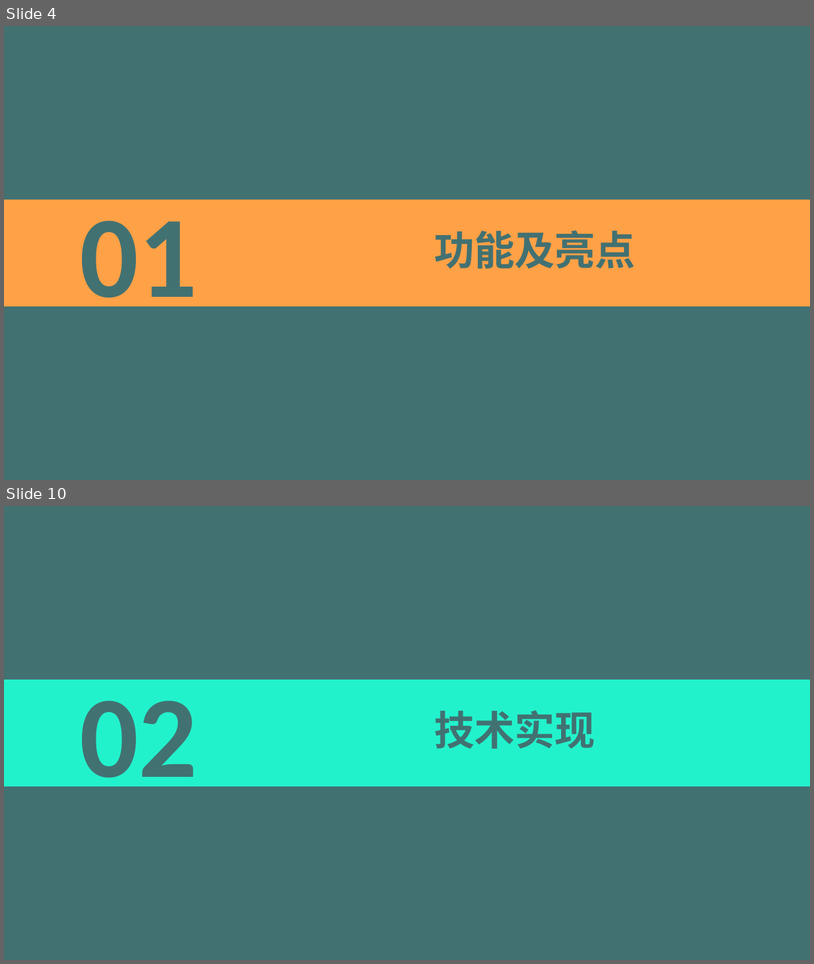
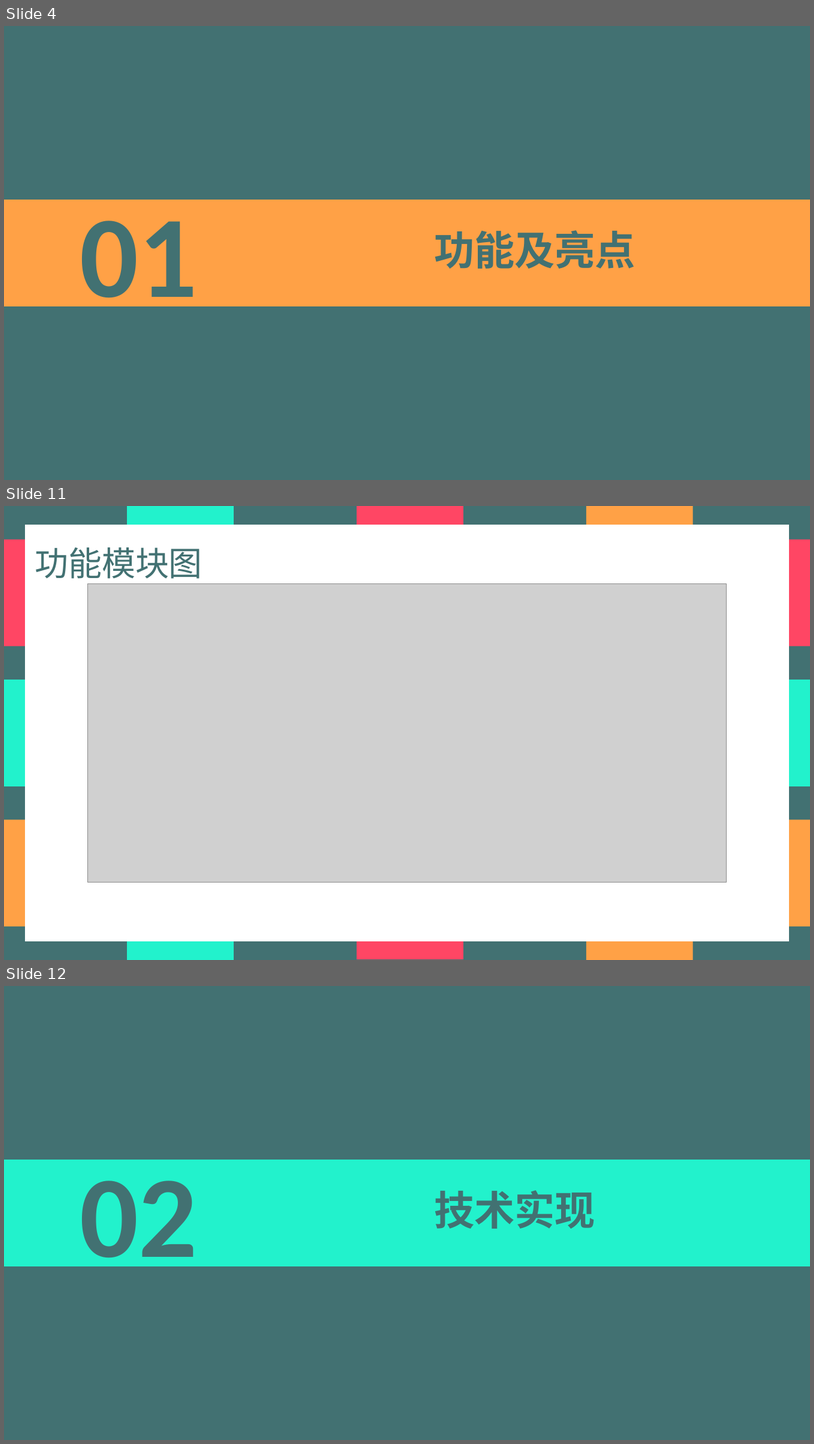
Before and after one commit to Yang-Xavier/GSDoc, a slide deck: 项目简介PPT/项目简介.pptx. Shown one above the other, each under a label of ours: slides 4 and 10 before the commit, slides 4, 11 and 12 after it; the slides between them are not shown. The pictures are 814x964 and 814x1444 pixels, drawn with LibreOffice and Linux fonts; fonts in the diff are those of the drawing; grey boxes stand for pictures. Boxes give left, top, right and bottom in pixels: in the first picture for what was removed or moved away, otherwise in the second. Text is boxed around its words. In the diff, an @@ line names an element or a change of style, - is before the commit and + after.

```diff
--- a/项目简介PPT/项目简介.pptx
+++ b/项目简介PPT/项目简介.pptx
@@ slide 11 added at (x1=4, y1=506, x2=810, y2=960), background #FFFFFF @@
@@ rectangle added at (x1=4, y1=506, x2=810, y2=960), fill #427172 @@
@@ rectangle added at (x1=128, y1=506, x2=234, y2=960), fill #22F2CC @@
@@ rectangle added at (x1=357, y1=506, x2=464, y2=959), fill #FF4664 @@
@@ rectangle added at (x1=587, y1=506, x2=693, y2=960), fill #FFA146 @@
@@ rectangle added at (x1=4, y1=539, x2=810, y2=646), fill #FF4664 @@
@@ rectangle added at (x1=25, y1=525, x2=790, y2=941), fill #FFFFFF @@
@@ text added at (x1=35, y1=547, x2=203, y2=585), 40 pt, text #427172 @@
+功能模块图
@@ picture added at (x1=87, y1=583, x2=727, y2=882) @@
@@ rectangle added at (x1=4, y1=679, x2=810, y2=786), fill #22F2CC @@
@@ rectangle added at (x1=4, y1=819, x2=810, y2=926), fill #FFA146 @@
@@ what was slide 10 is now slide 12 @@
```
Also in this commit, not shown: 4 slides changed, 11 other slides added, 3 slides removed.
